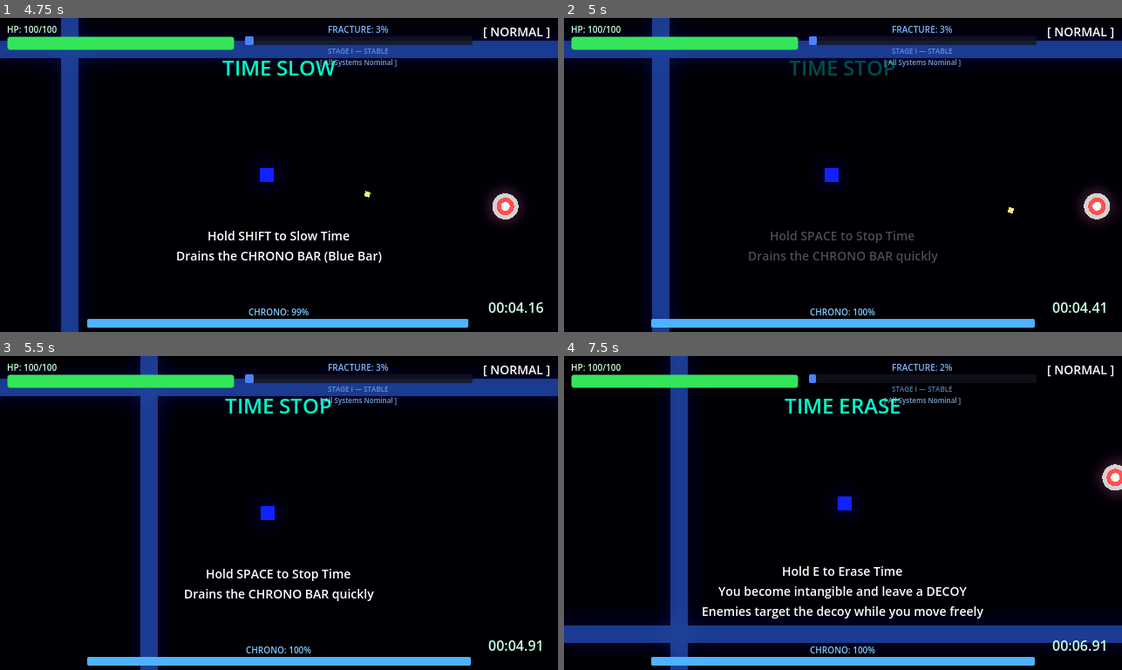
Above: before the commit, frames 1-4 (two rows, left to right).
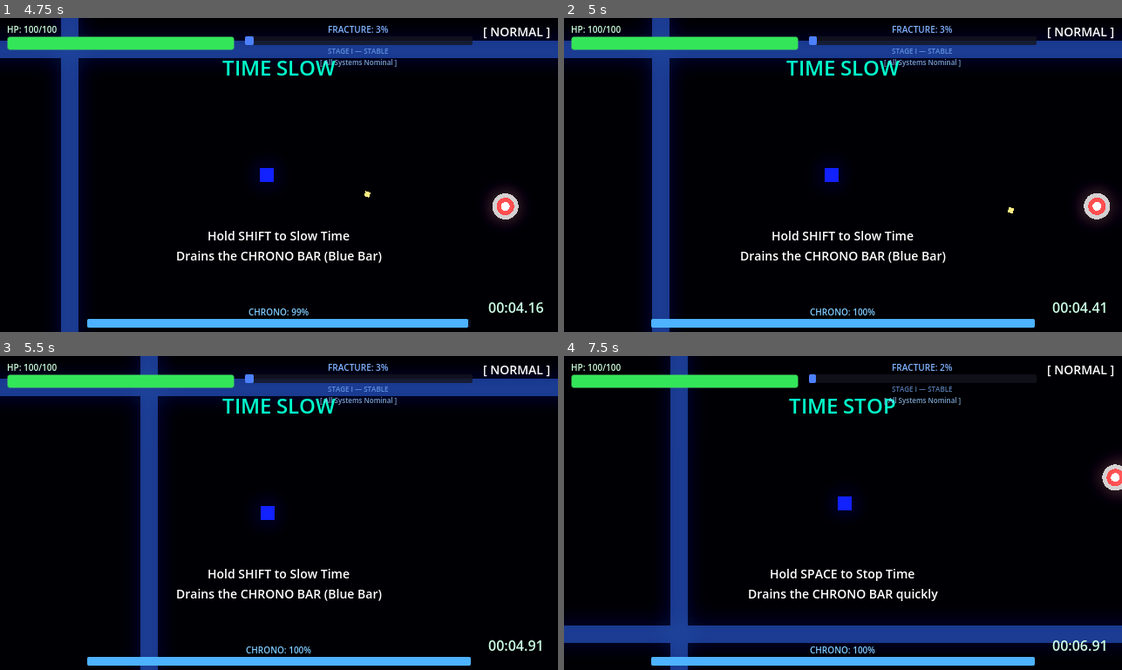
Above: after the commit, the same moments.

Repository: scarf-y/Polychron
Game: Godot game, scene res://scenes/ui/main_menu.tscn
Same seed, same stepped clock (60 frames per second), same inputs: the game is played once before the commit and once after it.
Inputs (mouse positions are in pixels of both pictures, inside the frame that each line leads up to):
- Up to frame 1 (4.75 s): click "INITIATE TUTORIAL" at 0.5 s; tap Enter at 1.25 s; move the mouse to (401, 159) at 1.27 s; hold D (move_right) 1.28-2.03 s; tap E (time_erase) at 1.35, 3.05 s; tap Shift (time_slow) at 1.55, 2.1, 3.8 s; move the mouse to (167, 190) at 2.02 s; hold S (move_down) 2.03-2.78 s; tap Space (time_stop) at 2.3, 2.85, 4.55 s; move the mouse to (334, 105) at 2.77 s; hold D (move_right) 2.78-3.53 s; move the mouse to (251, 237) at 3.52 s; hold W (move_up) 3.53-4.28 s; tap Q (dash) at 3.6 s; move the mouse to (446, 222) at 4.27 s; hold A (move_left) from 4.28 s (still down); click (446, 222) at 4.35 s
- Up to frame 2 (5 s): keep holding A (move_left)
- Up to frame 3 (5.5 s): keep holding A (move_left); move the mouse to (111, 465) at 5.02 s; tap E (time_erase) at 5.1 s
- Up to frame 4 (7.5 s): move the mouse to (870, 513) at 5.77 s; release A (move_left) at 5.78 s; hold S (move_down) 5.78-6.53 s; tap Shift (time_slow) at 5.85 s; move the mouse to (759, 434) at 6.52 s; hold D (move_right) 6.53-7.28 s; tap Space (time_stop) at 6.6 s; move the mouse to (965, 497) at 7.27 s; hold W (move_up) from 7.28 s (still down); hold Enter from 7.28 s (still down)

Frame 1 is identical in both runs. In frame 2, 1.8% of the frame differs, in the area x 31-69%, y 13-79%; in frame 3, 1.8%; in frame 4, 2.7%, in the area x 24-76%, y 13-84%.

Commit message:
fix: prevent tutorial crash by checking step bounds and preventing multiple triggers

Diff:
--- a/scripts/tutorial_level.gd
+++ b/scripts/tutorial_level.gd
@@ -9,6 +9,7 @@
 @onready var info_label = $CanvasLayer/Instructions/InfoLabel
 
 var current_step: int = 0
+var _pending_step: bool = false
 var steps = [
 	{
 		"title": "MOVEMENT",
@@ -56,16 +57,20 @@
 func _process(_delta: float) -> void:
 	match current_step:
 		0: # Movement
-			if Input.is_action_just_pressed("move_right") or Input.is_action_just_pressed("move_left"):
+			if not _pending_step and (Input.is_action_just_pressed("move_right") or Input.is_action_just_pressed("move_left")):
+				_pending_step = true
 				_next_step_delayed(2.0)
 		1: # Slow
-			if Input.is_action_just_pressed("time_slow"):
+			if not _pending_step and Input.is_action_just_pressed("time_slow"):
+				_pending_step = true
 				_next_step_delayed(3.0)
 		2: # Stop
-			if Input.is_action_just_pressed("time_stop"):
+			if not _pending_step and Input.is_action_just_pressed("time_stop"):
+				_pending_step = true
 				_next_step_delayed(3.0)
 		3: # Erase
-			if Input.is_action_just_pressed("time_erase"):
+			if not _pending_step and Input.is_action_just_pressed("time_erase"):
+				_pending_step = true
 				_next_step_delayed(4.0)
 		4: # Kill/Fracture
 			# This might be triggered by a dummy death or just waiting
@@ -75,6 +80,7 @@
 				GameJuice.transition_to_scene("res://scenes/ui/main_menu.tscn")
 
 func _update_step_ui() -> void:
+	_pending_step = false
 	var step = steps[current_step]
 	step_label.text = step.title
 	info_label.text = step.info
@@ -90,8 +96,9 @@
 	# Use a one-shot timer to wait before moving to next step
 	var t = get_tree().create_timer(delay)
 	t.timeout.connect(func():
-		current_step += 1
-		_update_step_ui()
+		if current_step < steps.size() - 1:
+			current_step += 1
+			_update_step_ui()
 	)
 
 func _on_lockdown_changed(is_lockdown: bool) -> void:
@@ -100,5 +107,6 @@
 		info_label.text += "\n\nLOCKDOWN ACTIVE! Kill the dummy to clear it!"
 
 func _on_dummy_killed() -> void:
-	if current_step == 4:
+	if current_step == 4 and not _pending_step:
+		_pending_step = true
 		_next_step_delayed(1.0)
